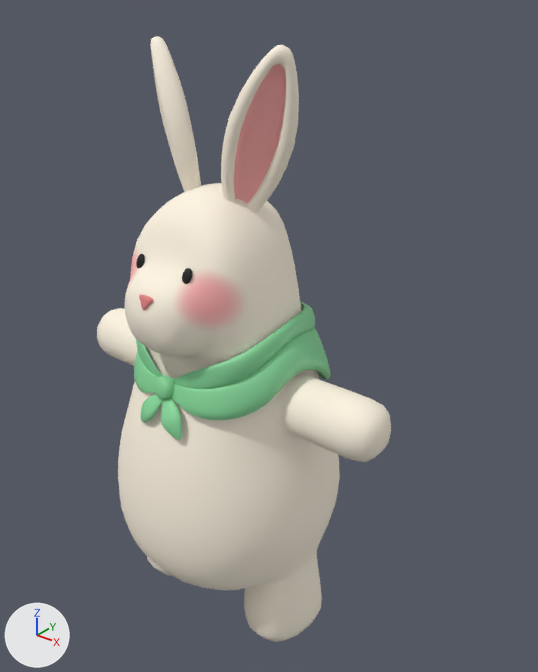
One commit to the FBX model Assets/Models/Characters/Rabbit.fbx: the scene before it, then after it.
The view is the same before and after, from a camera (50 mm lens) standing at (1.71, -2.24, 2.51) and looking at (-0.01, -0.09, 1.17). Arrows for +X, +Y and +Z are at lower left; the lights stay in place. The older version comes first. Where no turn or scale is listed for an object, it has been applied to the vertices.

The scene before the commit, as lines of its bpy script (objects in view):
```python
ob_corpo = bpy.data.objects.new('Corpo', me_mesh)
ob_corpo.location = (0.001, -0.362, 1.556)
ob_cube = bpy.data.objects.new('Cube', me_cube_002)
ob_cube.location = (-0.108, -0.66, 1.636)
ob_cube_001 = bpy.data.objects.new('Cube.001', me_mesh_001)
ob_cube_001.location = (0.009, -0.756, 1.547)
ob_cube_002 = bpy.data.objects.new('Cube.002', me_cube_004)
ob_cube_002.location = (0.0, -0.671, 1.197)
ob_cube_002.rotation_euler = (1.55, -0.0522, -0.0563)  # degrees (89, -3, -3.2)
ob_cube_002.scale = (0.000452, 0.000452, 0.00043)
ob_orelhas = bpy.data.objects.new('Orelhas', me_circle_002)
ob_orelhas.location = (-0.129, -0.384, 1.824)
```
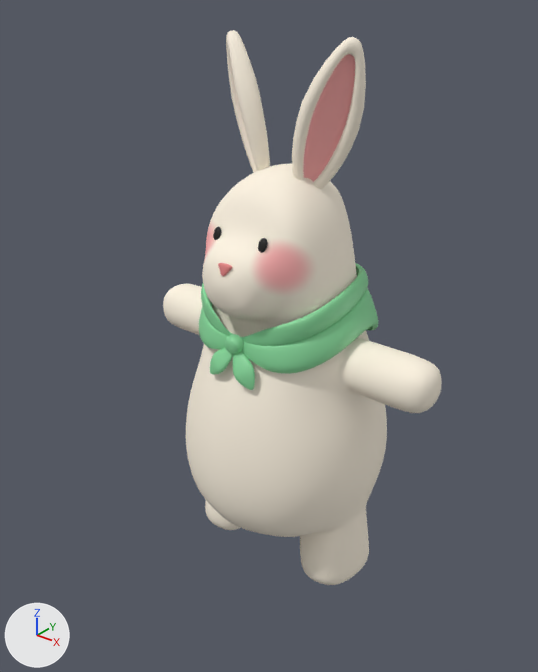
Edits to the bpy script that builds the scene:
```text
Change me_cube_004:
    used by ob_cube_002; location = (0.0, -0.671, 1.197); rotation_euler = (1.55, -0.0522, -0.0563), in degrees (89, -3, -3.2); scale = (0.000452, 0.000452, 0.00043)
    remove me_cube_004.from_pydata(...)  # 3824 vertices, 3744 faces; spans x -772.0..776.0, y -351.0..497.0, z -1631.0..170.0
    add me_cube_004.from_pydata(...)  # 337 vertices, 320 faces; spans x -74.0..74.0, y -92.0..92.0, z 1.0..84.0
    me_cube_004 part 2: the loose piece of 337 vertices spanning x -91.0..91.0, y -89.0..90.0, z 2.0..109.0 is rebuilt with 337 vertices and now spans x -74.0..74.0, y -92.0..92.0, z 1.0..84.0
    me_cube_004 part 3: the loose piece of 1795 vertices spanning x -241.0..241.0, y -347.0..-55.0, z 24.0..170.0 is deleted
    me_cube_004 part 4: the loose piece of 1692 vertices spanning x -772.0..776.0, y -351.0..497.0, z -1631.0..48.0 is deleted
Change me_circle_002:
    remove me_circle_002.from_pydata(...)  # 1220 vertices, 1216 faces; spans x -0.174..0.436, y -0.089..0.093, z -0.072..0.495
    add me_circle_002.from_pydata(...)  # 8902 vertices, 8896 faces; spans x -0.566..0.828, y -0.429..0.471, z -1.794..0.495
    me_circle_002 part 1: a new loose piece of 7682 vertices spanning x -0.566..0.828, y -0.429..0.471, z -1.794..0.034, in mat_corpocoelho (picture img_cores_002)
    add me_circle_002.materials.append(mat_corpocoelho)  # picture img_cores_002
Change ob_cube_002:
    ob_cube_002.location: (0.0, -0.671, 1.197) -> (0.0, -0.301, 1.22)
    ob_cube_002.rotation_euler: (1.55, -0.0522, -0.0563) -> (1.571, 0.0, 0.0)  # degrees (89, -3, -3.2) -> degrees (90, 0, 0)
    ob_cube_002.scale: (0.000452, 0.000452, 0.00043) -> (0.000513, 0.000432, 0.000513)
Remove ob_cube:
    ob_cube = bpy.data.objects.new('Cube', me_cube_002)
Change ob_orelhas:
    ob_orelhas.location: (-0.129, -0.384, 1.824) -> (-0.129, 0.0, 1.824)
Remove ob_corpo:
    ob_corpo = bpy.data.objects.new('Corpo', me_mesh)
Remove ob_cube_001:
    ob_cube_001 = bpy.data.objects.new('Cube.001', me_mesh_001)
Add ob_roupa:
    ob_roupa = bpy.data.objects.new('Roupa', me_cube_012)  # 1692 vertices, 1632 faces; spans x -0.354..0.354, y -0.327..0.377, z -0.532..-0.162; in mat_lenco (green #87d89b)
    ob_roupa.location = (0.001, 0.017, 1.605)
Add ob_olhodir:
    ob_olhodir = bpy.data.objects.new('OlhoDir', me_cube_008)  # 386 vertices, 384 faces; spans x -0.0175..0.0175, y -0.0137..0.0137, z -0.0243..0.0243; in mat_material_001 (black #000000)
    ob_olhodir.location = (0.111, -0.276, 1.636)
Add ob_cube_003:
    ob_cube_003 = bpy.data.objects.new('Cube.003', me_cube_004_1)  # 1796 vertices, 1792 faces; spans x -0.091..0.137, y -0.041..0.014, z -0.109..0.026; in mat_lenco (green #87d89b)
    ob_cube_003.location = (-0.023, -0.319, 1.179)
Add ob_olhoesq:
    ob_olhoesq = bpy.data.objects.new('OlhoEsq', me_cube_005)  # 386 vertices, 384 faces; spans x -0.0175..0.0175, y -0.0137..0.0137, z -0.0243..0.0243; in mat_material_001 (black #000000)
    ob_olhoesq.location = (-0.108, -0.276, 1.636)
Add ob_nose:
    ob_nose = bpy.data.objects.new('Nose', me_cube_011)  # 642 vertices, 640 faces; spans x -0.0341..0.0333, y -0.0118..0.0169, z -0.0216..0.0231; in mat_narizcoelho (pink #e58584)
    ob_nose.location = (0.009, -0.371, 1.547)
```

Boxes (x1, y1, x2, y2) around the edits, measured in the pictures (538 x 672 px):
'Orelhas', reshaped, moved (87% wider, 214% taller): before (150, 36, 299, 212); after (163, 30, 442, 585)
'Corpo', deleted: before (97, 183, 391, 642)
'Cube.002', reshaped, moved, turned, rescaled: before (134, 302, 330, 440); after (225, 334, 243, 355)
'Roupa', added (green): after (199, 263, 378, 373)
'Cube.003', added (green): after (210, 348, 255, 390)
'Cube', deleted: before (136, 254, 192, 284)
'Cube.001', deleted: before (139, 295, 153, 310)
'Nose', added: after (218, 263, 232, 276)
'OlhoDir', added: after (258, 238, 268, 253)
'OlhoEsq', added: after (213, 227, 221, 240)
part 1 of me_circle_002, added: after (163, 164, 442, 585)
part 2 of me_cube_004, rebuilt (14% narrower, 12% shorter): before (154, 375, 175, 399); after (225, 334, 243, 355)
part 3 of me_cube_004, deleted (green): before (141, 394, 182, 440)
part 4 of me_cube_004, deleted (green): before (134, 302, 330, 420)
